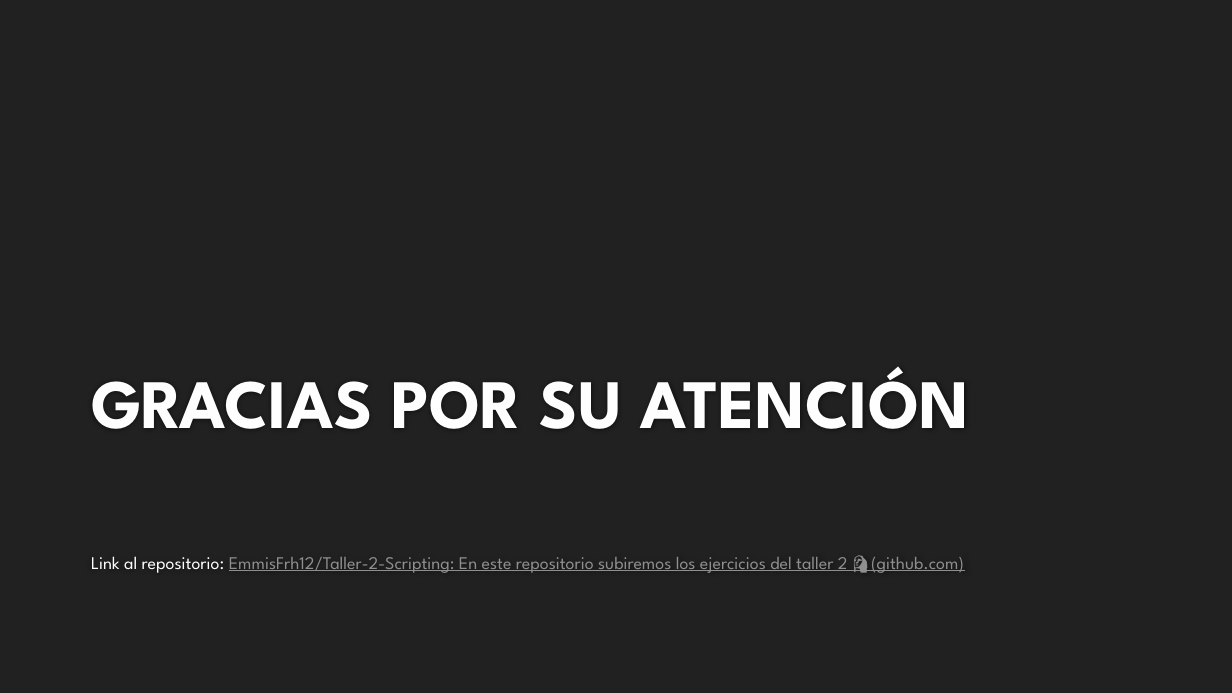
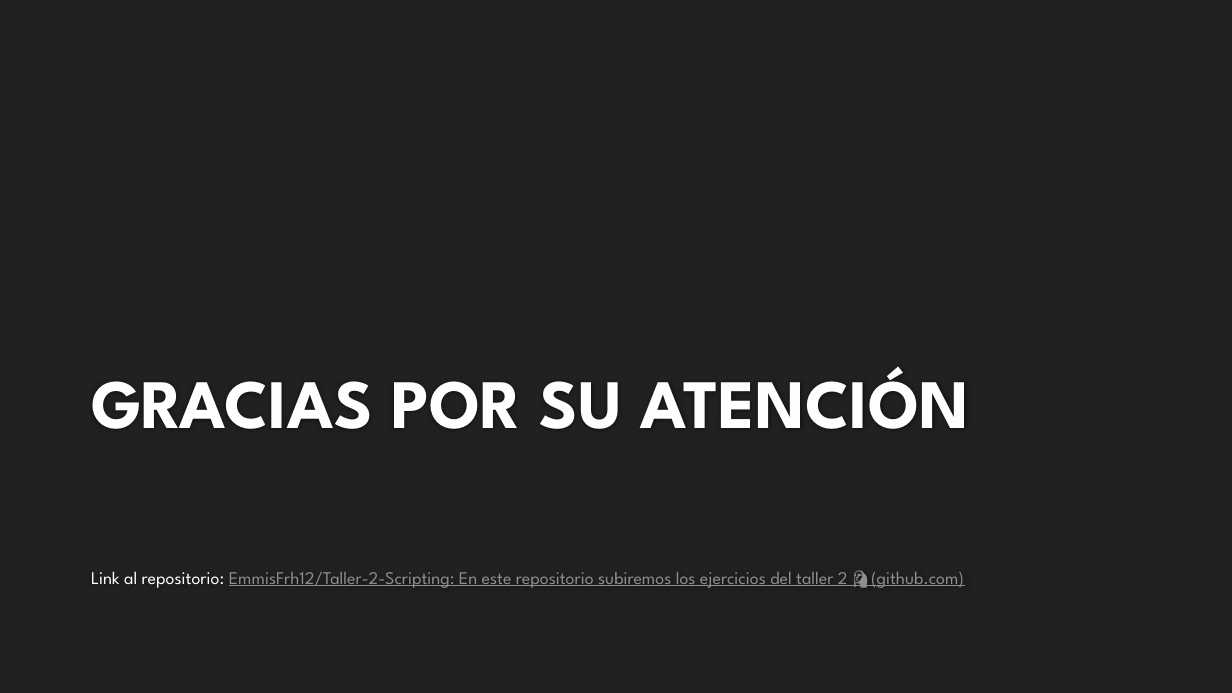
Before and after one commit to EmmisFrh12/Taller-2-Scripting, a slide deck: slide 9 of Presentación/TALLER 2 PRESENTACIÓN.pptx. Drawn at 1232x693 pixels with LibreOffice and Linux fonts; fonts in the diff are those of the drawing; background and template pictures are left out. Boxes give left, top, right and bottom in pixels: in the first picture for what was removed or moved away, otherwise in the second. Text is boxed around its words. In the diff, an @@ line names an element or a change of style, - is before the commit and + after.

Commit message:
Update TALLER 2 PRESENTACIÓN.pptx
Añadidos ejemplos a los Principios y los Patrones

```diff
--- a/Presentación/TALLER 2 PRESENTACIÓN.pptx
+++ b/Presentación/TALLER 2 PRESENTACIÓN.pptx
@@ subtitle "Link al repositorio: EmmisFrh12/Taller-2-Scripting: En ...": place and size @@
-subtitle "Link al repositorio: EmmisFrh12/Taller-2-Scripting: En ..." at <box>91,556,964,573</box>
+subtitle "Link al repositorio: EmmisFrh12/Taller-2-Scripting: En ..." at <box>91,571,964,588</box>
```
Also in this commit, not shown: 1 slide added, 1 slide removed.
